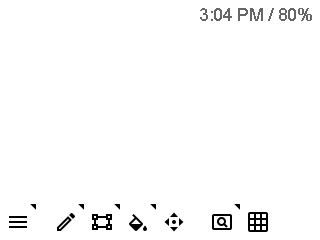
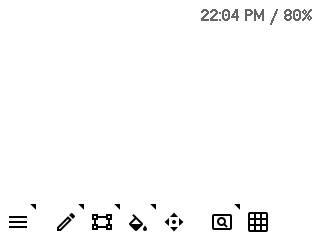
Before/after of a 320px x 240px layered artwork. What changed in the layer stack:
renamed "3:04 PM / 80%" to "22:04 PM / 80%", painted on it over box(200, 8, 312, 25)
